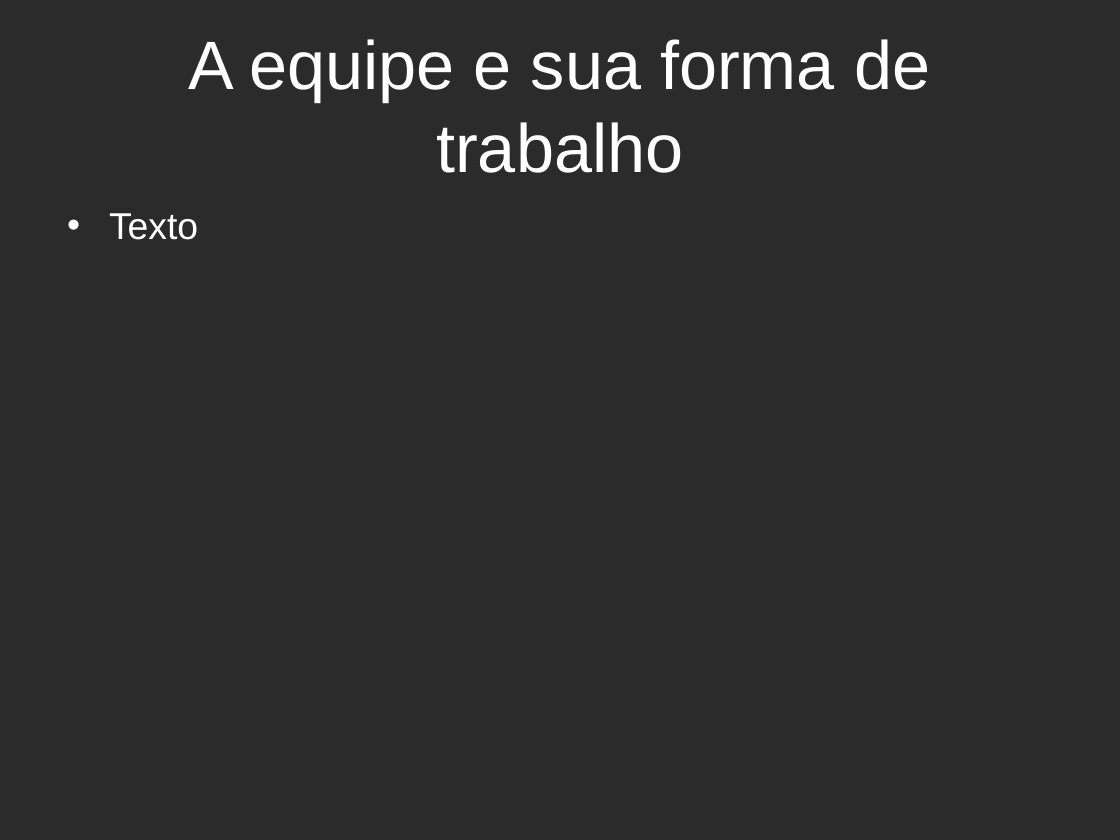
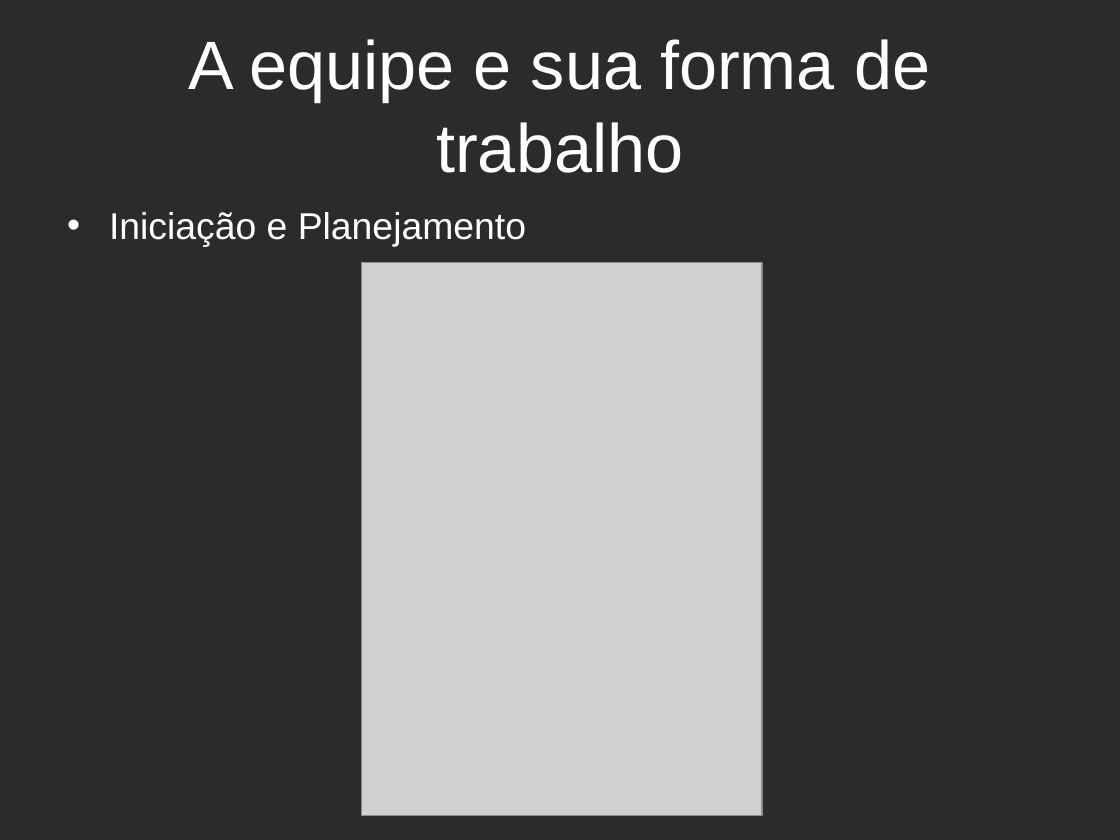
Before and after one commit to estevaosaleme/fooddeliveryweb, a slide deck: slide 7 of Documentacao/Outros Documentos/Apresentação FoodDeliveryWeb.odp. Drawn at 1120x840 pixels with LibreOffice and Linux fonts; fonts in the diff are those of the drawing; grey boxes stand for pictures; background and template pictures are left out; a plain dark background stands for a picture behind light text. Boxes give left, top, right and bottom in pixels: in the first picture for what was removed or moved away, otherwise in the second. Text is boxed around its words. In the diff, an @@ line names an element or a change of style, - is before the commit and + after.

```diff
--- a/Documentacao/Outros Documentos/Apresentação FoodDeliveryWeb.odp
+++ b/Documentacao/Outros Documentos/Apresentação FoodDeliveryWeb.odp
@@ text at box(109, 212, 526, 246): text changed @@
-• Texto
+• Iniciação e Planejamento
@@ picture added at box(362, 262, 763, 815) @@
```
Also in this commit, not shown: 3 other slides changed, 2 slides added, 2 slides removed.
